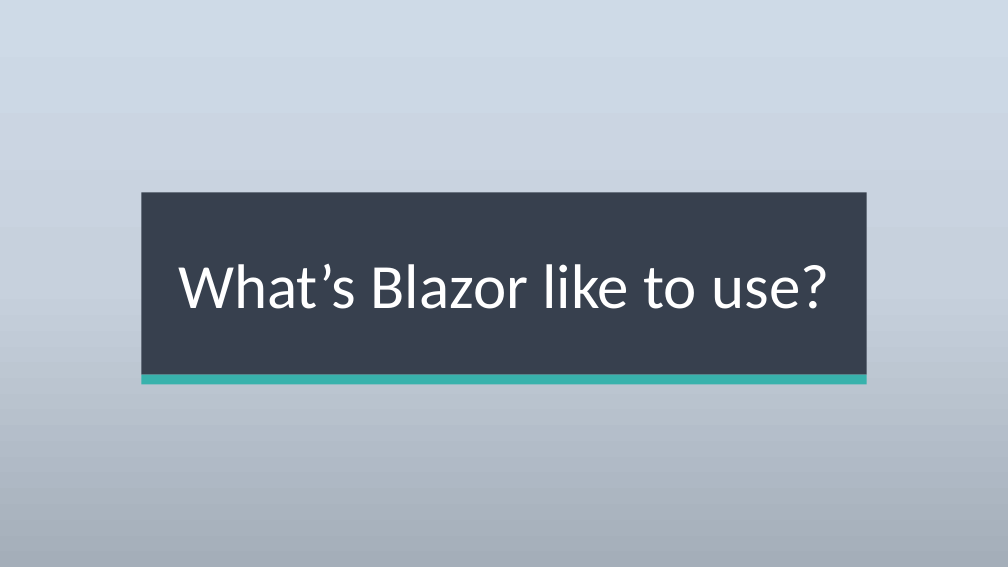
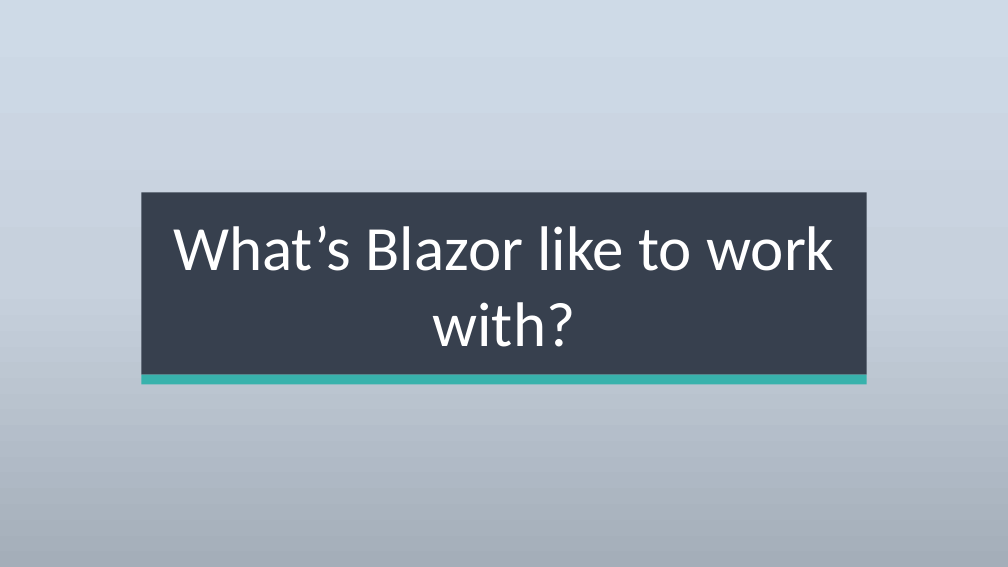
Before and after one commit to CharlesRea/blazor-presentation, a slide deck: slide 15 of Blazor.pptm (slide 14 before the commit). Drawn at 1008x567 pixels with LibreOffice and Linux fonts; fonts in the diff are those of the drawing. Boxes give left, top, right and bottom in pixels: in the first picture for what was removed or moved away, otherwise in the second. Text is boxed around its words. In the diff, an @@ line names an element or a change of style, - is before the commit and + after.

```diff
--- a/Blazor.pptm
+++ b/Blazor.pptm
@@ text in rounded rectangle at <box>173,226,834,347</box>: text changed @@
-What’s Blazor like to use?
+What’s Blazor like to work with?
```
Also in this commit, not shown: 5 other slides changed, 1 slide added, 1 slide removed, 1 other file.
